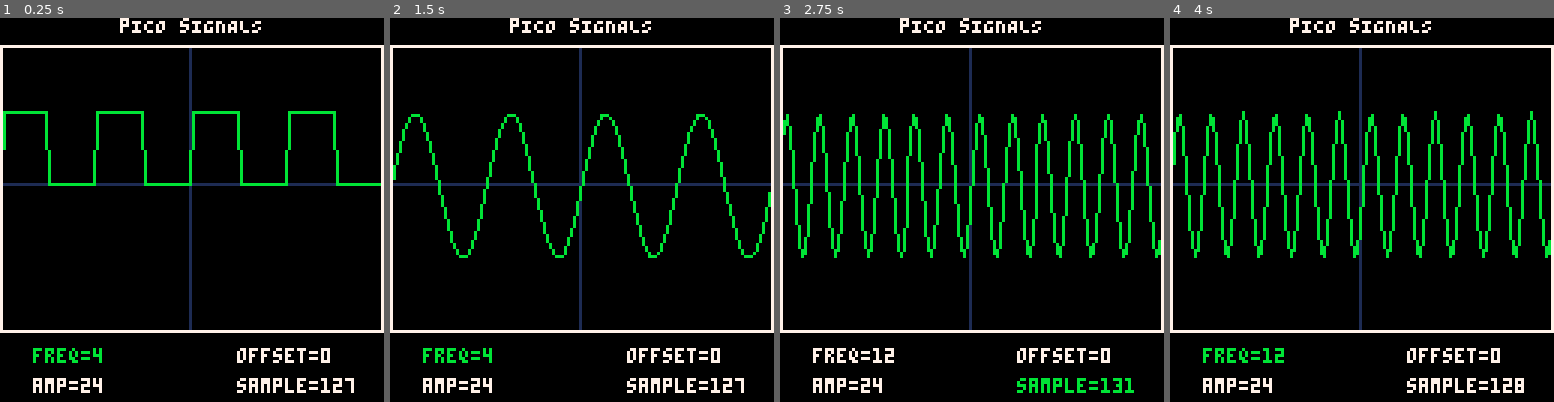
Above: before the commit, frames 1-4 (left to right).
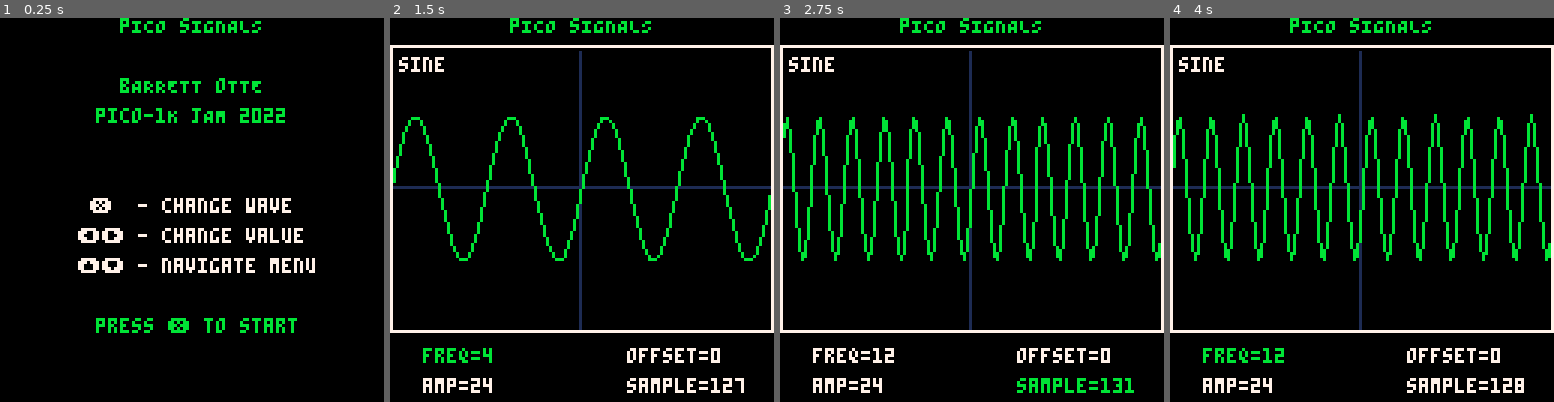
Above: after the commit, the same moments.

Repository: barrettotte/pico-signals
Game: PICO-8 cartridge pico-signals.p8
Same seed, same stepped clock (60 frames per second), same inputs: the game is played once before the commit and once after it.
Inputs:
- Up to frame 1 (0.25 s): no input
- Up to frame 2 (1.5 s): tap X (X key) at 0.33, 1.07 s
- Up to frame 3 (2.75 s): hold Right 1.6-2.1 s; tap X (X key) at 1.85 s; hold Up 2.15-2.42 s; hold Right from 2.47 s (still down)
- Up to frame 4 (4 s): tap X (X key) at 2.97 s; release Right at 3.03 s; hold Left 3.08-3.58 s; hold Down 3.63-3.97 s

The runs differ from the first frame. In frame 1, 12% of the frame differs, in the area x 0-100%, y 0-98%; in frame 2, 3.7%; in frame 3, 3.5%; in frame 4, 3.5%.

Commit message:
add title screen

Diff:
--- a/pico-signals.p8
+++ b/pico-signals.p8
@@ -5,10 +5,12 @@
 -- bARRETT oTTE. 2022
 
 function _init()
+  is_playing = false
+
   sig = {
     freq = 4,
     amp = 24,
-    offset = 55,
+    offset = 56,
     sample = 127
   }
   settings = {
@@ -20,17 +22,27 @@
   waveforms = {
     "sine",
     "square",
-    "triangle"
+    "triangle",
+    -- "off"
   }
   setting = 0
-  waveform = 1--0
+  waveform = 2
   last = time()
 end
 
 function _update()
+
+  -- title screen
+  if not is_playing then
+    if btnp(❎) then
+      is_playing = true
+    end
+    return
+  end
+
   local s = settings[setting + 1]
 
-  if btn(❎) and (time() - last) > 0.25 then
+  if btnp(❎) and (time() - last) > 0.25 then
     waveform += 1
     if waveform >= #waveforms then
       waveform = 0
@@ -42,81 +54,95 @@
     return -- debounce
   end
 
-	if btn(➡️) then
+  if btn(➡️) then
     sig[s] = min(sig[s]+1, 255)
     last = time()
-	end
+  end
 
-	if btn(⬅️) then
+  if btn(⬅️) then
     sig[s] -= 1
     if setting ~= 3 then
       sig[s] = max(sig[s], 0)
     end
     last = time()
-	end
+  end
 
-	if btnp(⬆️) then
-		setting -= 1
+  if btnp(⬆️) then
+    setting -= 1
     last = time()
-	end
+  end
 
-	if btnp(⬇️) then
+  if btnp(⬇️) then
     setting += 1
     last = time()
-	end
+  end
 
-	setting %= #settings
+  setting %= #settings
 end
 
 function _draw()
-	cls()
+  cls()
+  print("pICO sIGNALS", 40, 0, 11)
+
+  -- draw title screen
+  if not is_playing then
+    print("bARRETT oTTE", 40, 20, 11)
+    print("pico-1K jAM 2022", 32, 30, 11)
+    print(" ❎  - change wave", 26, 60, 7)
+    print("⬅️➡️ - change value", 26, 70, 7)
+    print("⬆️⬇️ - navigate menu", 26, 80, 7)
+    print("press ❎ to start", 32, 100, 11)
+    return
+  end
 
   -- axes
   line(63, 10, 63, 105, 1)
-  line(0, 55, 127, 55, 1)
+  line(0, 56, 127, 56, 1)
+
+  -- print waveform
+  print(waveforms[waveform+1], 3, 13, 7)
 
   draw_signal()
 
   -- border
-  rectfill(0, 0, 127, 8, 0)
+  rectfill(0, 10, 127, 8, 0)
   line(0, 9, 127, 9, 7)
   line(0, 104, 127, 104, 7)
   line(0, 10, 0, 104, 7)
   line(127, 10, 127, 104, 7)
   rectfill(0, 105, 127, 127, 0)
 
-  print("pICO sIGNALS", 40, 0, 7)
-	draw_menu()
+  draw_menu()
 end
 
 function draw_signal()
   local p = 128 / sig.freq
-	local dx = 128 / sig.sample
+  local dx = 128 / sig.sample
 
-	for x=0,127,dx do
+  for x=0,127,dx do
     if waveform == 0 then
-		  line(x, ceil(sig.amp * sin(x/p) + sig.offset), x+dx, ceil(sig.amp * sin((x+dx) / p) + sig.offset), 11)
+      line(x, ceil(sig.amp * sin(x/p) + sig.offset), x+dx, ceil(sig.amp * sin((x+dx) / p) + sig.offset), 11)
     elseif waveform == 1 then
       line(x, sig.amp * min(sgn(sin(x/p)),0) + sig.offset, x+dx, sig.amp * min(sgn(sin((x+dx)/p)),0) + sig.offset, 11)
     elseif waveform == 2 then
       -- https://en.wikipedia.org/wiki/Triangle_wave  (use general definition)
       line(x, sig.amp * (1) + sig.offset, x+dx, sig.amp * (1) + sig.offset, 11)
     else
-      line(x, sig.amp * sin(x/p) + sig.offset, x+dx, sig.amp * sin((x+dx) / p + sig.offset), 11)
+      line(x, sig.offset, x+dx, sig.offset, 11)
     end
-	end
+  end
 end
 
 function draw_menu()
-	local x = 8
-	local y = 107
+  local x = 8
+  local y = 107
 
-	for i=1,#settings do
-		local s = settings[i]
+  for i=1,#settings do
+    local s = settings[i]
     local v = sig[s]
 
     if i == 3 then
-      v = 128-v-73 -- zero adjust offset value
+      v = 128-v-72 -- zero adjust offset value
     end
 
     -- show selected menu entry
@@ -131,7 +157,7 @@
       y = 107
     end
 
-		print(s.."="..v, x+3, y+3, c)
-		y += 10
-	end
+    print(s.."="..v, x+3, y+3, c)
+    y += 10
+  end
 end
Not shown, changed: README.md
Not shown, changed: pico-signals.p8.png
